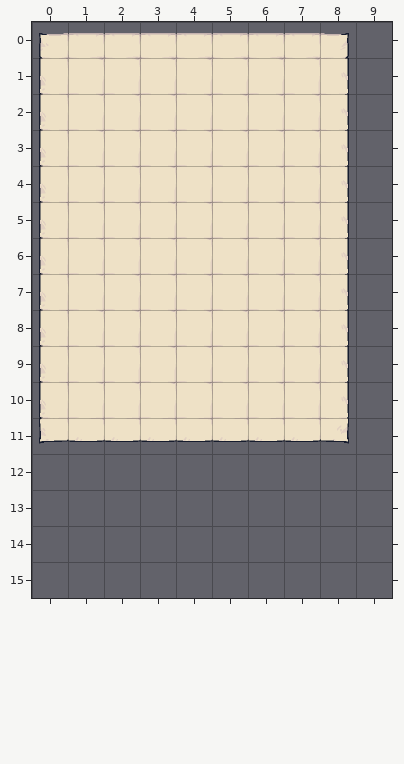
A Tiled map (JSON) gets an edit: assets/ui/context_panel.tmj. Above, as it was before the edit.
Cells are 64x64 px. Shown: x 0..9, y 0..15. The old version is drawn lined up with the new one.
After:
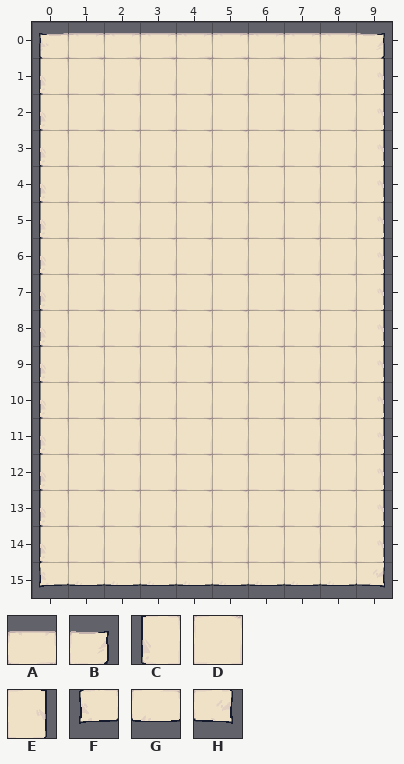
Key: from "RegularPaper": A 2, B 4, C 10, D 12, E 14, F 20, G 22, H 24.
_ is an empty cell.
The edit:
map size 9x12 -> 10x16 cells
Layer "Background":
The author changed tile B to tile A in row 0 at x 8.
Tile B now appears in row 0 at x 9.
The author changed tile F to tile C in row 11 at x 0.
Tile C now appears in rows 12 to 14 at x 0.
The author changed tile E to tile D in rows 1 to 10 at x 8.
The author changed tile G to tile D in row 11 at x 1 to 7.
The author changed tile H to tile D in row 11 at x 8.
Tile D now appears in rows 12 to 14 at x 1 to 8.
Tile E now appears in rows 1 to 14 at x 9.
Tile F now appears in row 15 at x 0.
Tile G now appears in row 15 at x 1 to 8.
Tile H now appears in row 15 at x 9.
Where, in picture pixels (left, top, right, bottom), the same in both pictures:
changed: (39, 33, 385, 588)
